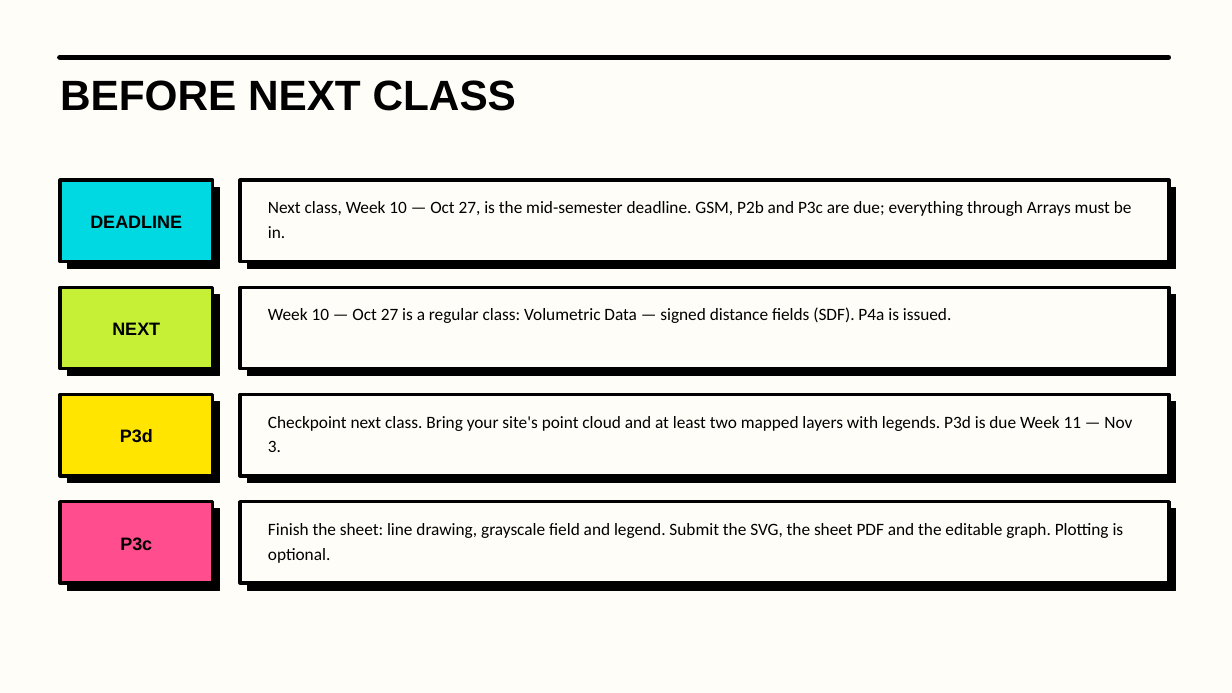
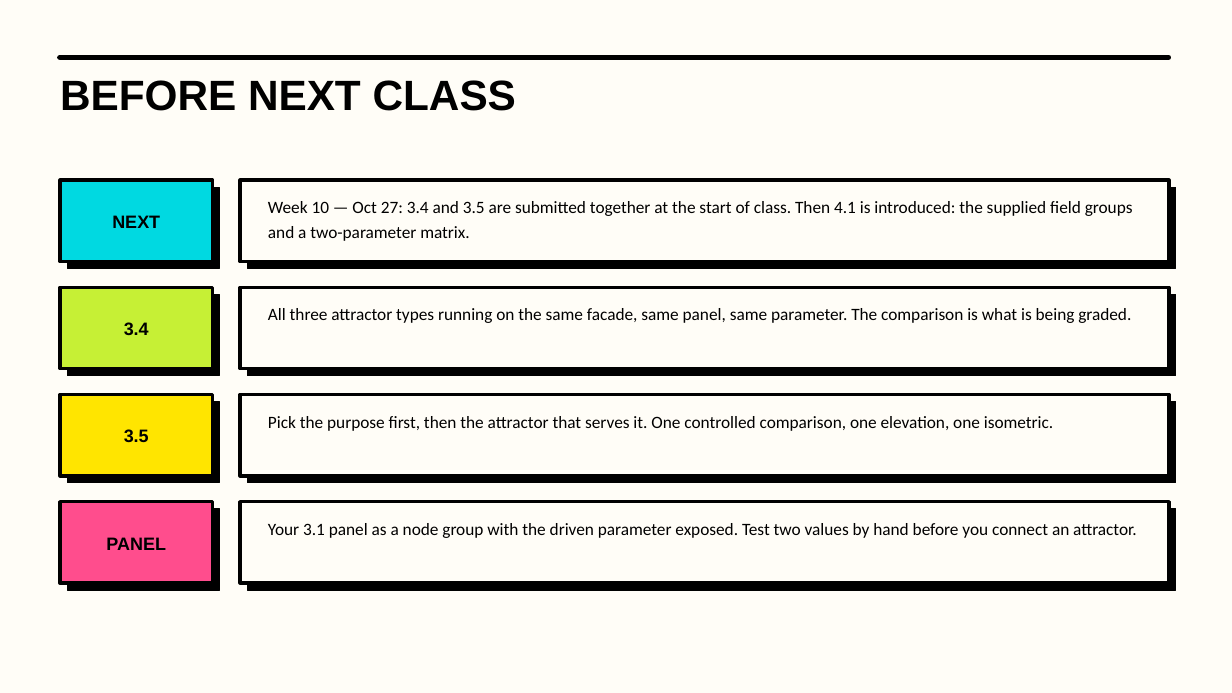
Before and after one commit to luigipacheco/arc3133, a slide deck: slide 12 of slides/ARC3133_Class09.pptx. Drawn at 1232x693 pixels with LibreOffice and Linux fonts; fonts in the diff are those of the drawing. Boxes give left, top, right and bottom in pixels: in the first picture for what was removed or moved away, otherwise in the second. Text is boxed around its words. In the diff, an @@ line names an element or a change of style, - is before the commit and + after.

```diff
--- a/slides/ARC3133_Class09.pptx
+++ b/slides/ARC3133_Class09.pptx
@@ text at <box>268,201,1133,241</box>: text changed @@
-Next class, Week 10 — Oct 27, is the mid-semester deadline. GSM, P2b and P3c are due; everything through Arrays must be in.
+Week 10 — Oct 27: 3.4 and 3.5 are submitted together at the start of class. Then 4.1 is introduced: the supplied field groups and a two-parameter matrix.
@@ text at <box>112,215,160,228</box>: text changed @@
-DEADLINE
+NEXT
@@ text at <box>124,322,149,335</box>: text changed @@
-NEXT
+3.4
@@ text at <box>268,308,1131,323</box>: text changed @@
-Week 10 — Oct 27 is a regular class: Volumetric Data — signed distance fields (SDF). P4a is issued.
+All three attractor types running on the same facade, same panel, same parameter. The comparison is what is being graded.
@@ text at <box>268,416,1053,431</box>: text changed @@
-Checkpoint next class. Bring your site's point cloud and at least two mapped layers with legends. P3d is due Week 11 — Nov 3.
+Pick the purpose first, then the attractor that serves it. One controlled comparison, one elevation, one isometric.
@@ text at <box>124,429,149,443</box>: text changed @@
-P3d
+3.5
@@ text at <box>106,537,166,550</box>: text changed @@
-P3c
+PANEL
@@ text at <box>268,523,1137,538</box>: text changed @@
-Finish the sheet: line drawing, grayscale field and legend. Submit the SVG, the sheet PDF and the editable graph. Plotting is optional.
+Your 3.1 panel as a node group with the driven parameter exposed. Test two values by hand before you connect an attractor.
```
Also in this commit, not shown: 4 other slides changed, 7 slides added, 7 slides removed, 19 other files.
